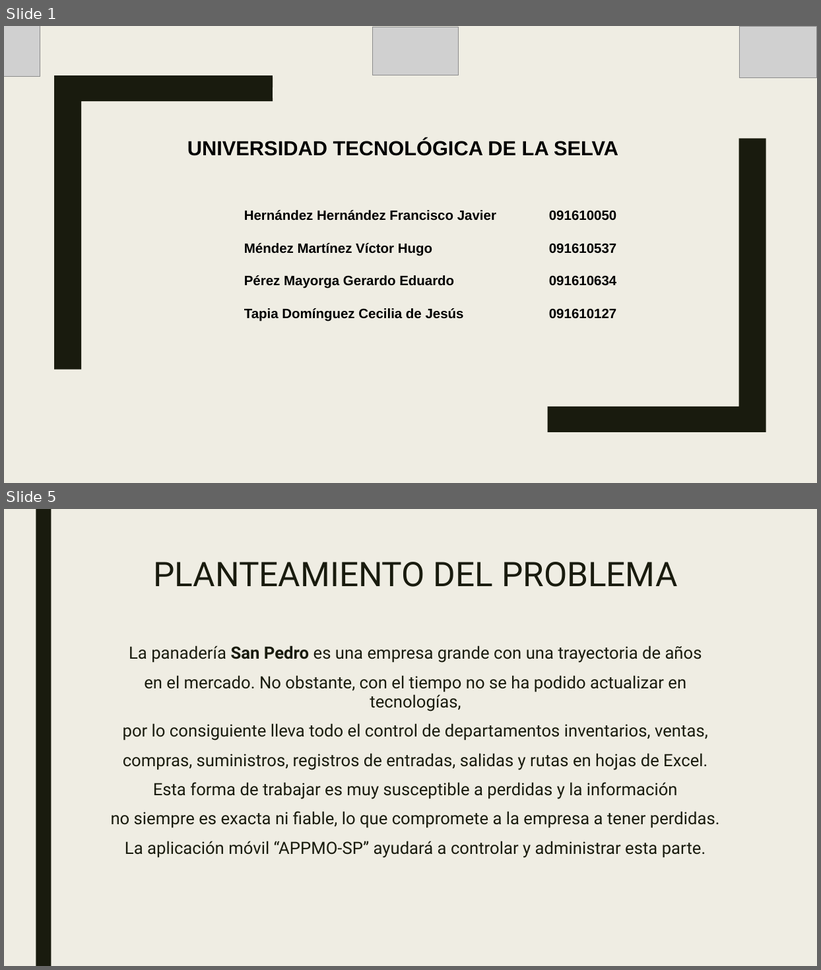
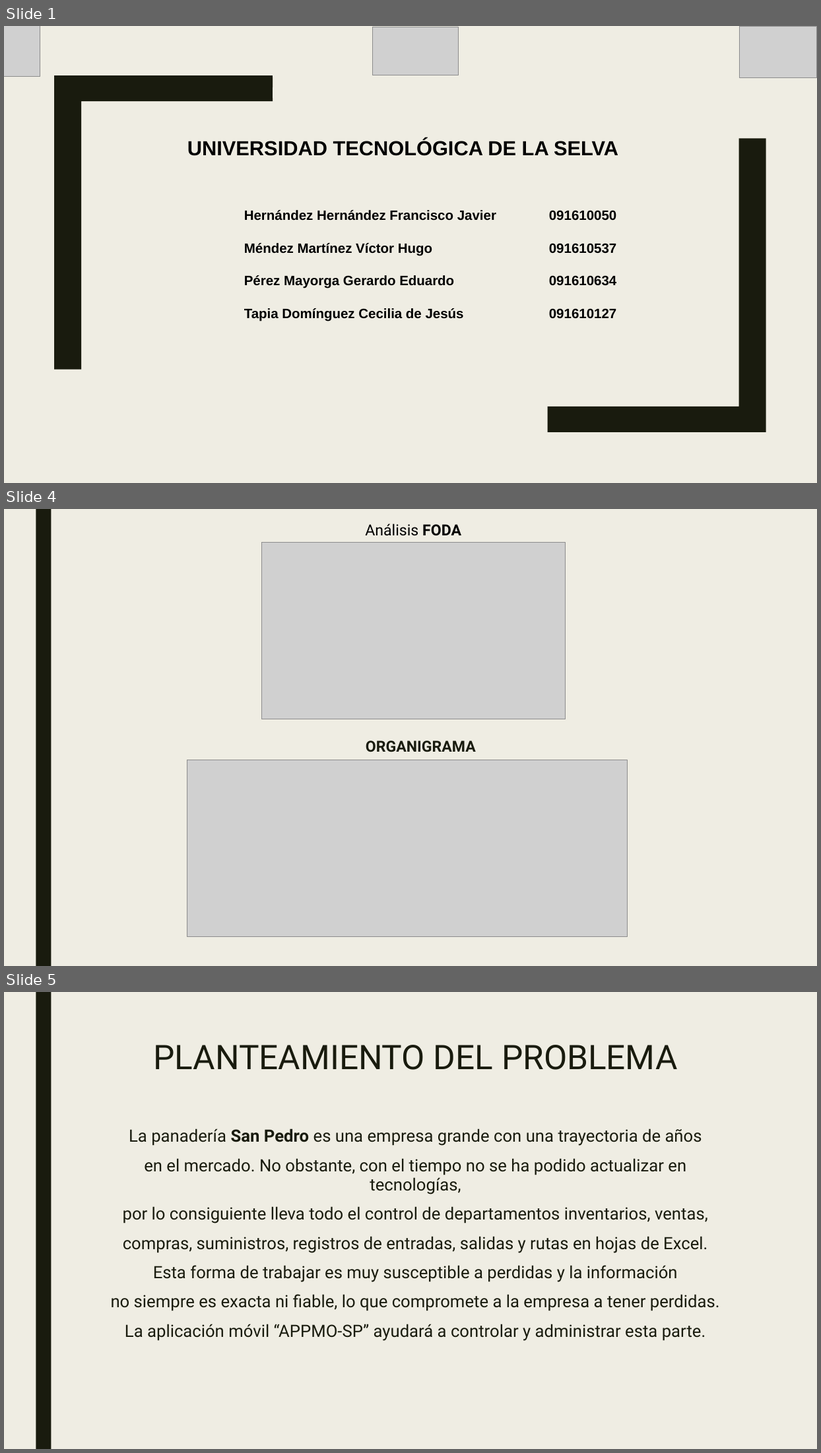
Before and after one commit to SM-ROOT/SM-ROOT, a slide deck: 9°A/Integradora/diapositiva/SM-ROOT_APPMO-SP.pptx. Shown one above the other, each under a label of ours: slides 1 and 5 before the commit, slides 1, 4 and 5 after it; the slides between them are not shown. The pictures are 821x970 and 821x1453 pixels, drawn with LibreOffice and Linux fonts; fonts in the diff are those of the drawing; grey boxes stand for pictures. Boxes give left, top, right and bottom in pixels: in the first picture for what was removed or moved away, otherwise in the second. Text is boxed around its words. In the diff, an @@ line names an element or a change of style, - is before the commit and + after.

```diff
--- a/9°A/Integradora/diapositiva/SM-ROOT_APPMO-SP.pptx
+++ b/9°A/Integradora/diapositiva/SM-ROOT_APPMO-SP.pptx
@@ slide 4 added at <box>4,509,817,966</box>, background #EFEDE3; not listed: 1 template element that a slide beside it also shows @@
@@ text added at <box>365,524,461,536</box>, 18 pt, text #000000 @@
+Análisis FODA
@@ picture added at <box>261,543,565,720</box> @@
@@ text added at <box>366,741,476,753</box>, 18 pt, text #191B0E, bold @@
+ORGANIGRAMA
@@ picture added at <box>187,760,628,937</box> @@
```
Also in this commit, not shown: 3 slides changed, 1 other slide added, 1 slide removed, 15 other files.
